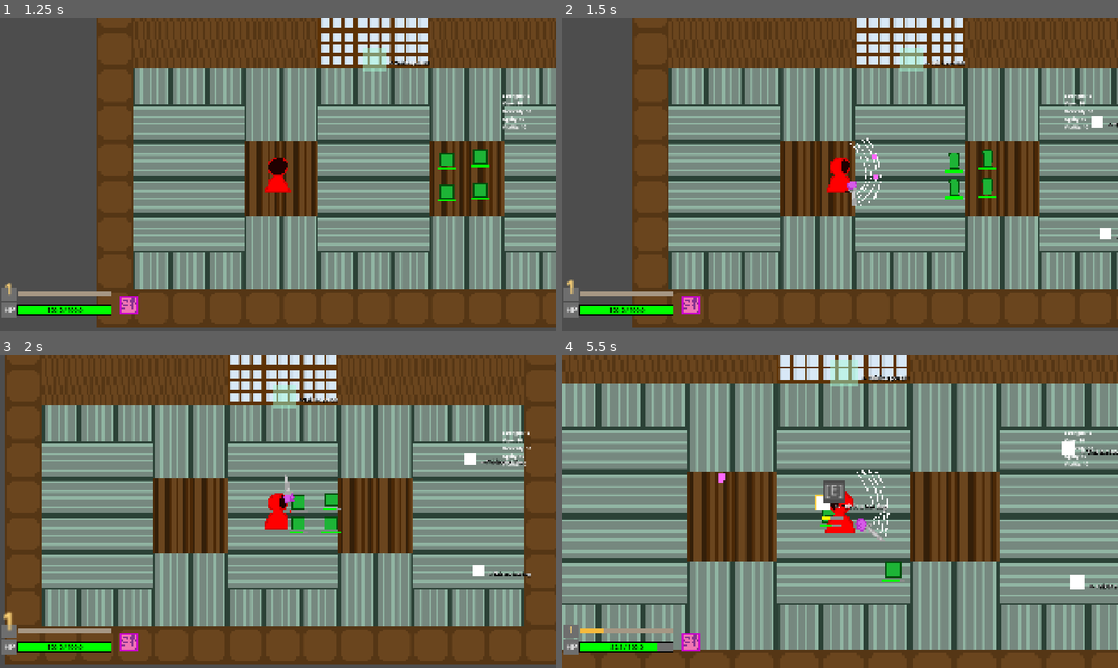
Above: before the commit, frames 1-4 (two rows, left to right).
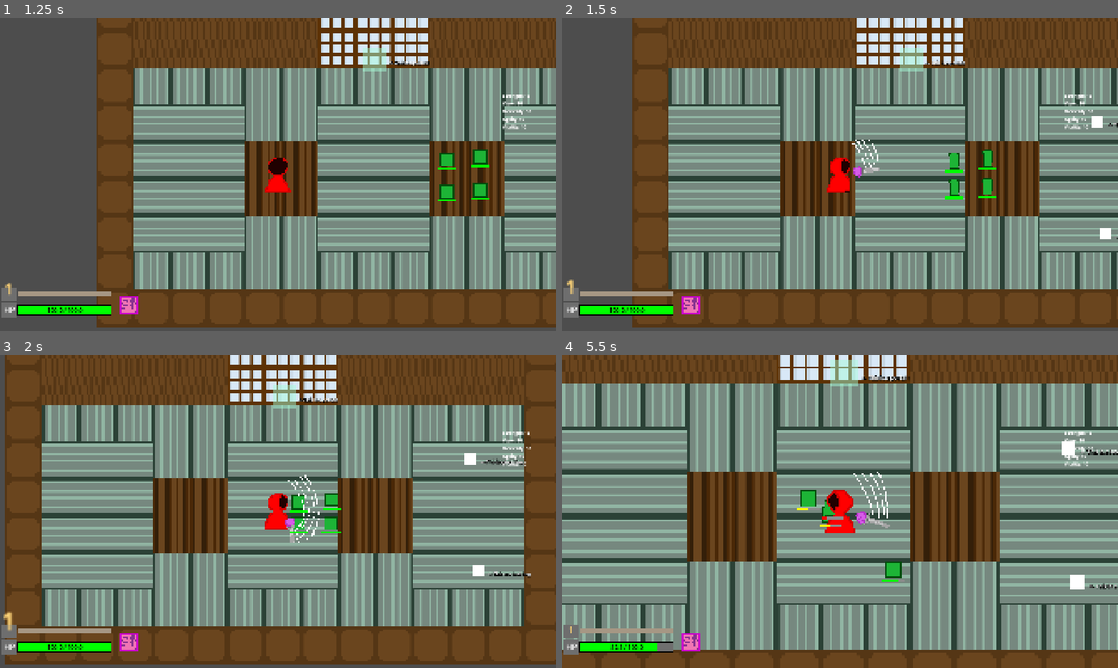
Above: after the commit, the same moments.

Repository: viggogoeth/NotMG
Game: Godot game, scene res://menus/main_menu.tscn
Two runs of this game, one before a commit and one after it. Both use one fixed random seed, a clock stepped at 60 frames per second and the inputs below.
Inputs (mouse positions are in pixels of both pictures, inside the frame that each line leads up to):
- Up to frame 1 (1.25 s): click "New Game" at 0.5 s
- Up to frame 2 (1.5 s): tap Enter at 1.25 s; move the mouse to (962, 158) at 1.27 s; press the mouse at (962, 158) at 1.28 s; hold D (move_right) from 1.28 s (still down)
- Up to frame 3 (2 s): keep holding D (move_right)
- Up to frame 4 (5.5 s): release D (move_right) at 2 s; release the mouse at (962, 495) at 2 s; drag from (728, 527) to (856, 502) at 2.02 s; move the mouse to (895, 442) at 2.77 s; hold D (move_right) 2.78-3.5 s; hold E (interact) 2.78-3.5 s; click (895, 442) at 3.05 s; drag from (812, 574) to (739, 511) at 3.52 s; move the mouse to (1006, 558) at 4.27 s; press the mouse at (1006, 558) at 4.28 s; hold A (move_left) 4.28-5 s; tap - (zoom_in) at 4.35 s; release the mouse at (1006, 558) at 5 s; drag from (673, 464) to (851, 511) at 5.02 s

Frame 1 is identical in both runs. In frame 2, 0.4% of the frame differs, in the area x 51-58%, y 38-60%; in frame 3, 0.4%; in frame 4, 1.2%, in the area x 3-61%, y 36-89%.

Commit message:
sword damage on attack

Diff:
--- a/entities/characters/player.gd
+++ b/entities/characters/player.gd
@@ -72,6 +72,7 @@
 		$MageHandSprite.speed_scale = 0.5 / attack_cooldown
 
 	if Input.is_action_just_released("main_attack"):
+		# TODO: stop animation only after the full animation played
 		$MageHandSprite.stop()
 		#await get_tree().create_timer(0.6).timeout # let magehand stay for a second
 		$MageHandSprite.hide()
@@ -113,7 +114,10 @@
 		get_owner().add_child(projectile)
 
 func _sword_attack() -> void:
-	$SwordHitbox/CollisionShape2D.disabled = false
+	var enemies_in_sword_range = $SwordHitbox.get_overlapping_bodies()
+	for enemy in enemies_in_sword_range:
+		if enemy.has_method("take_damage"):
+			enemy.take_damage(equipped_weapon.item_in_slot.base_damage)
 
 
 func _handle_animation_direction(velocity: Vector2) -> void:
@@ -233,8 +237,3 @@
 	dodging = false
 	_overlapping_enemies_damage()
 	$AnimatedSprite2D.modulate = Config.player_color
-
-
-func _on_sword_hitbox_body_entered(body: Node2D) -> void:
-	if body.has_method("take_damage"):
-		body.take_damage(equipped_weapon.damage)
--- a/entities/characters/player.tscn
+++ b/entities/characters/player.tscn
@@ -2,7 +2,7 @@
 
 [ext_resource type="Script" uid="uid://ct5270d1hep3u" path="res://entities/characters/player.gd" id="1_o21vo"]
 [ext_resource type="Script" uid="uid://dcga17qy0qre6" path="res://entities/characters/player_stats.gd" id="2_8rlf6"]
-[ext_resource type="Resource" uid="uid://bkyv2bter0ugc" path="res://items/concrete_items/weapons/staff.tres" id="2_nufr6"]
+[ext_resource type="Resource" uid="uid://b7q66d3lk51ry" path="res://items/concrete_items/weapons/sword.tres" id="3_jq748"]
 [ext_resource type="Script" uid="uid://b7xlakifl5pew" path="res://items/slot_data.gd" id="5_noh6d"]
 [ext_resource type="Script" uid="uid://ds1f0nfr3slp0" path="res://items/inventory_data.gd" id="6_0s3p3"]
 [ext_resource type="Texture2D" uid="uid://cdiv30scc6k1" path="res://sprites/wizard/idle_back.png" id="6_bjbbu"]
@@ -23,7 +23,7 @@
 
 [sub_resource type="Resource" id="Resource_jyl6a"]
 script = ExtResource("5_noh6d")
-item_in_slot = ExtResource("2_nufr6")
+item_in_slot = ExtResource("3_jq748")
 metadata/_custom_type_script = "uid://b7xlakifl5pew"
 
 [sub_resource type="Resource" id="Resource_1vlwv"]
@@ -681,11 +681,9 @@
 [node name="CollisionShape2D" type="CollisionShape2D" parent="SwordHitbox" unique_id=738766412]
 rotation = 1.5707964
 shape = SubResource("CapsuleShape2D_jq748")
-disabled = true
 
 [connection signal="timeout" from="AttackTimer" to="." method="_on_attack_timer_timeout"]
 [connection signal="timeout" from="IFrameTimer" to="." method="_on_i_frame_timer_timeout"]
 [connection signal="timeout" from="DodgeTimer" to="." method="_on_dodge_timer_timeout"]
 [connection signal="timeout" from="RegenTimer" to="." method="_on_regen_timer_timeout"]
 [connection signal="timeout" from="DodgeCooldown" to="." method="_on_dodge_cooldown_timeout"]
-[connection signal="body_entered" from="SwordHitbox" to="." method="_on_sword_hitbox_body_entered"]
